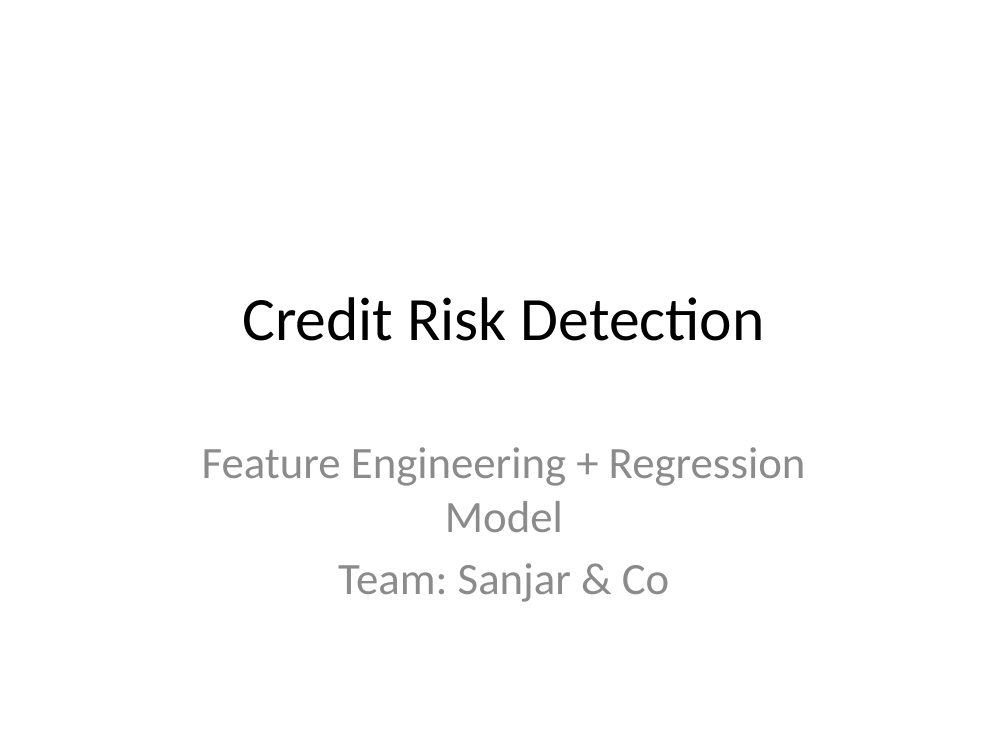
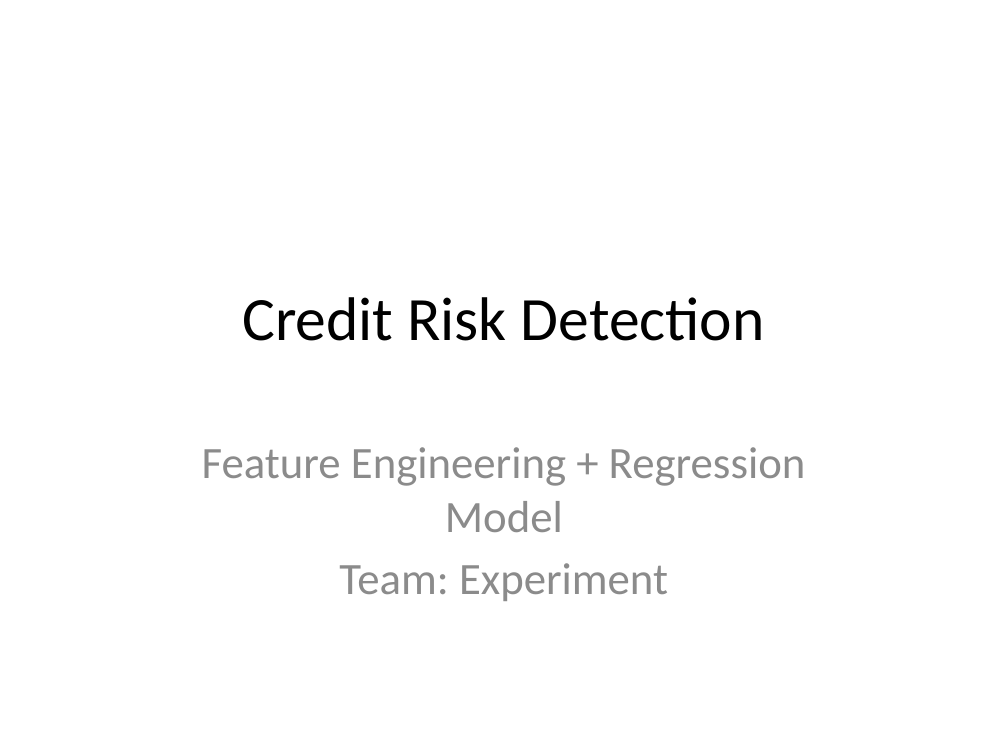
Before and after one commit to Axmadjanovich/smile, a slide deck: slide 1 of src/main/java/docs/credit_risk_regression_presentation.pptx. Drawn at 1008x756 pixels with LibreOffice and Linux fonts; fonts in the diff are those of the drawing. Boxes give left, top, right and bottom in pixels: in the first picture for what was removed or moved away, otherwise in the second. Text is boxed around its words. In the diff, an @@ line names an element or a change of style, - is before the commit and + after.

Commit message:
ppt1

```diff
--- a/src/main/java/docs/credit_risk_regression_presentation.pptx
+++ b/src/main/java/docs/credit_risk_regression_presentation.pptx
@@ subtitle at [339,563,668,601]: text changed @@
-Team: Sanjar & Co
+Team: Experiment
```
